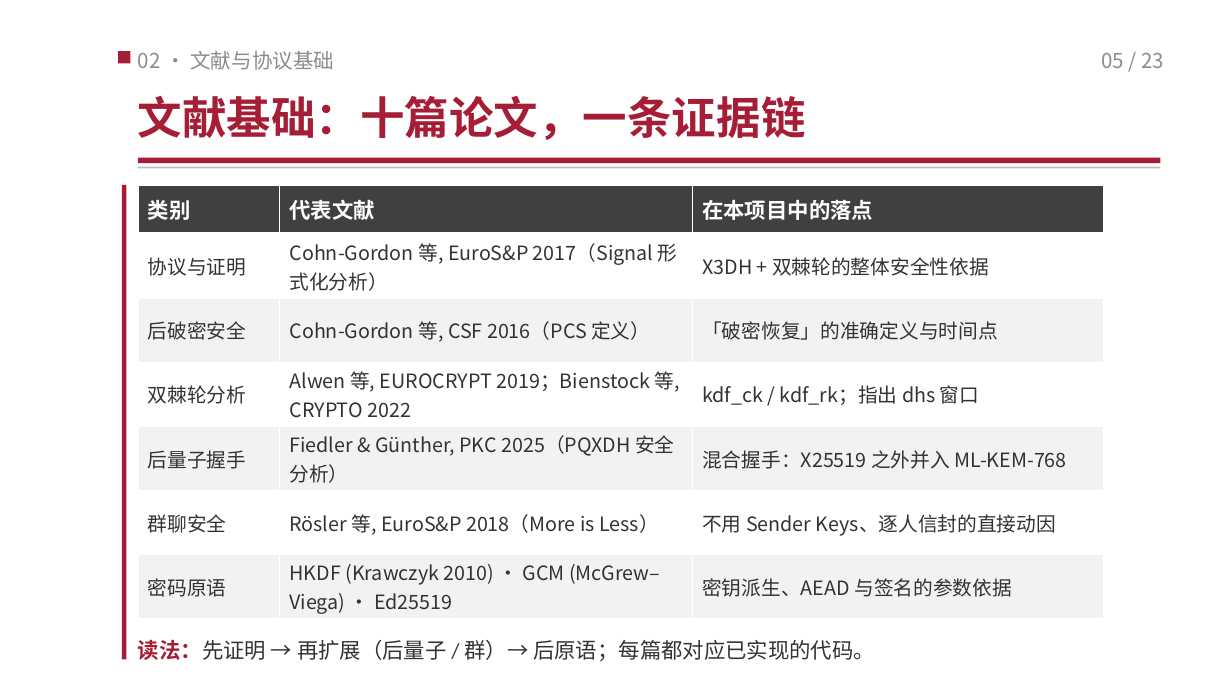
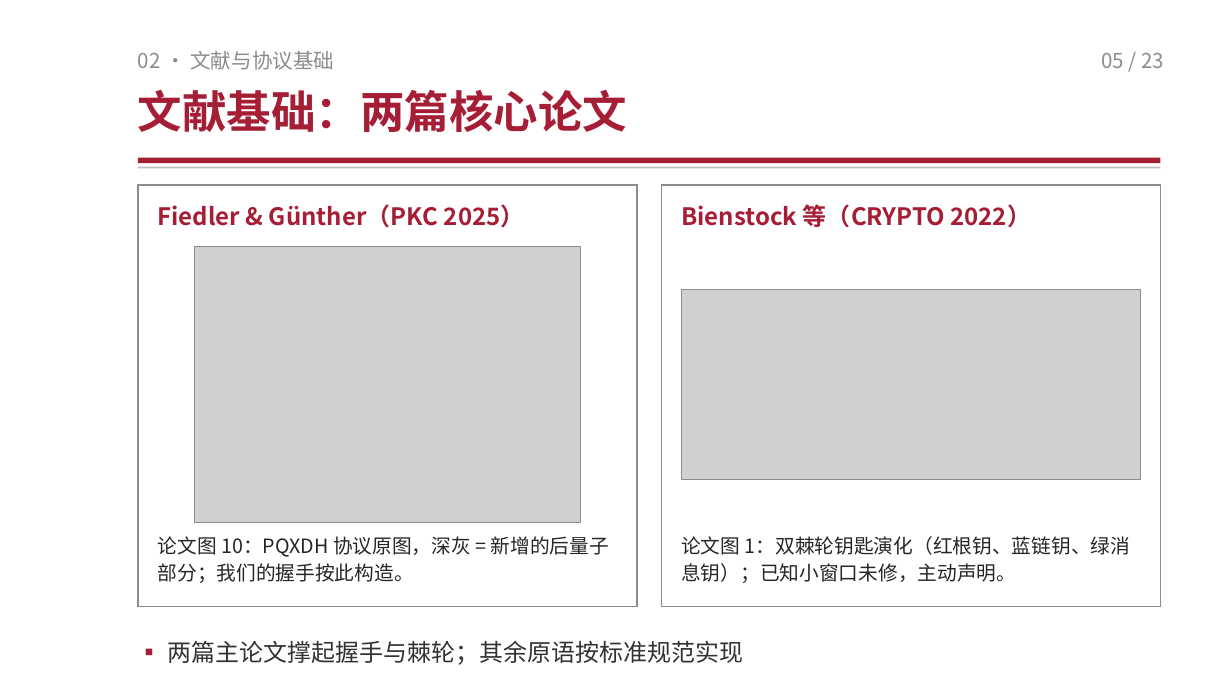
Before and after one commit to TomHaoZi/ECNUchat, a slide deck: slide 5 of 中期汇报/ECNUchat-中期汇报.pptx. Drawn at 1232x699 pixels with LibreOffice and Linux fonts; fonts in the diff are those of the drawing; grey boxes stand for pictures. Boxes give left, top, right and bottom in pixels: in the first picture for what was removed or moved away, otherwise in the second. Text is boxed around its words. In the diff, an @@ line names an element or a change of style, - is before the commit and + after.

Commit message:
文献页改为两篇核心论文（Fiedler & Günther PQXDH / Bienstock 等双棘轮），嵌入论文原图（PQXDH 协议图、双棘轮钥匙演化图）配简短说明；去掉章节红方块与左侧竖条；提纲与讲稿同步改两篇

```diff
--- a/中期汇报/ECNUchat-中期汇报.pptx
+++ b/中期汇报/ECNUchat-中期汇报.pptx
@@ rectangle removed at (118, 51, 131, 63) @@
@@ text at (138, 90, 628, 132): text changed; font Noto Sans CJK SC to Calibri @@
-文献基础：十篇论文，一条证据链
+文献基础：两篇核心论文
@@ rectangle: place and size @@
-rectangle at (122, 185, 127, 659)
+rectangle at (138, 185, 637, 606)
@@ rectangle at (138, 185, 637, 606): fill #A61E36 to none; outline none to #8C8C8C 1 pt @@
@@ table removed at (138, 185, 1104, 618), 7 rows, 3 columns @@
-类别 | 代表文献 | 在本项目中的落点
-协议与证明 | Cohn-Gordon 等, EuroS&P 2017（Signal 形式化分析） | X3DH + 双棘轮的整体安全性依据
-后破密安全 | Cohn-Gordon 等, CSF 2016（PCS 定义） | 「破密恢复」的准确定义与时间点
-双棘轮分析 | Alwen 等, EUROCRYPT 2019；Bienstock 等, CRYPTO 2022 | kdf_ck / kdf_rk；指出 dhs 窗口
-后量子握手 | Fiedler & Günther, PKC 2025（PQXDH 安全分析） | 混合握手：X25519 之外并入 ML-KEM-768
-群聊安全 | Rösler 等, EuroS&P 2018（More is Less） | 不用 Sender Keys、逐人信封的直接动因
-密码原语 | HKDF (Krawczyk 2010) · GCM (McGrew–Viega) · Ed25519 | 密钥派生、AEAD 与签名的参数依据
@@ text added at (158, 204, 525, 228), 14 pt, text #A61E36, bold @@
+Fiedler & Günther（PKC 2025）
@@ rectangle added at (662, 185, 1161, 606), outline #8C8C8C 1 pt @@
@@ text added at (681, 204, 1032, 228), 14 pt, text #A61E36, bold @@
+Bienstock 等（CRYPTO 2022）
@@ picture added at (195, 246, 580, 522) @@
@@ picture added at (681, 290, 1141, 479) @@
@@ text added at (158, 536, 609, 583), 11.5 pt, text #262626 @@
+论文图 10：PQXDH 协议原图，深灰 = 新增的后量子部分；我们的握手按此构造。
@@ text added at (681, 536, 1130, 583), 11.5 pt, text #262626 @@
+论文图 1：双棘轮钥匙演化（红根钥、蓝链钥、绿消息钥）；已知小窗口未修，主动声明。
@@ text at (167, 641, 743, 665): text changed; size 12.5 to 14 pt @@
-读法：先证明 → 再扩展（后量子 / 群）→ 后原语；每篇都对应已实现的代码。
+▪ 两篇主论文撑起握手与棘轮；其余原语按标准规范实现
```
Also in this commit, not shown: 20 other slides changed, 5 other files.
